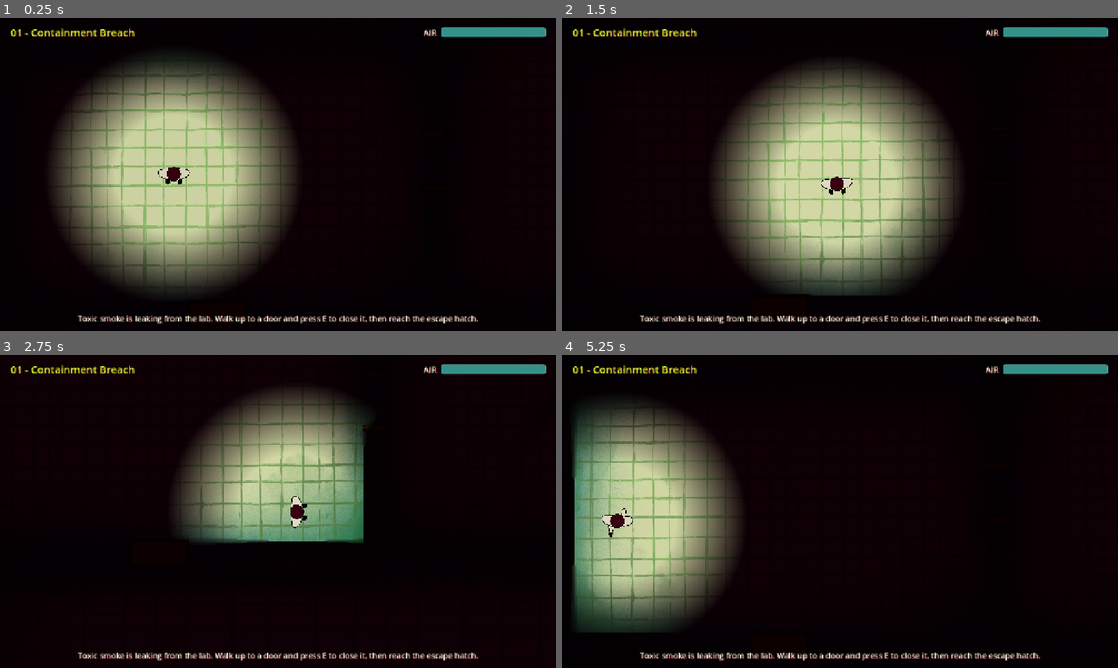
Above: before the commit, frames 1-4 (two rows, left to right).
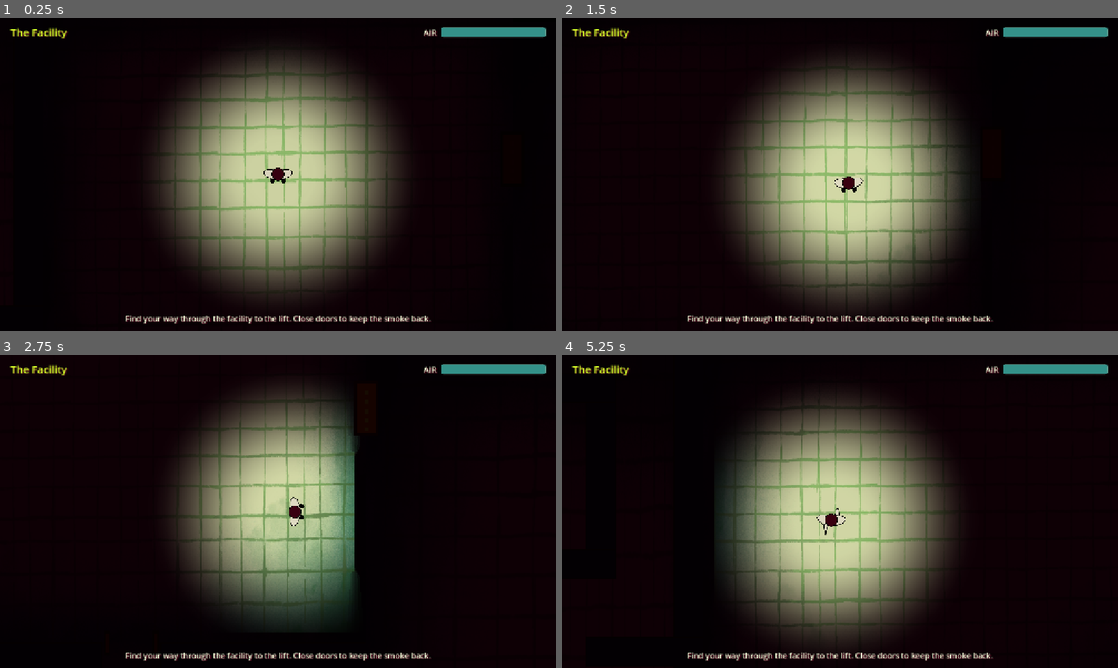
Above: after the commit, the same moments.

Repository: lvntszcs/jam26
Game: Godot game, scene res://scenes/main.tscn
The game is run twice, just before and just after one commit, with the same random seed, the same clock (stepped at 60 frames per second) and the same inputs.
Inputs (mouse positions are in pixels of both pictures, inside the frame that each line leads up to):
- Up to frame 1 (0.25 s): no input
- Up to frame 2 (1.5 s): tap E (interact) at 0.5 s; move the mouse to (962, 158) at 0.52 s; hold D (move_right) 0.53-1.28 s; hold E (interact) 0.53-1.28 s; click (962, 158) at 0.67 s; tap G (god_mode, bound only after the commit) at 0.8, 1.35 s; move the mouse to (728, 190) at 1.27 s; hold S (move_down) from 1.28 s (still down)
- Up to frame 3 (2.75 s): tap N (noclip, bound only after the commit) at 1.55 s; tap E (interact) at 2, 2.3 s; move the mouse to (333, 442) at 2.02 s; release S (move_down) at 2.03 s; hold D (move_right) from 2.03 s (still down); hold N (noclip, bound only after the commit) from 2.03 s (still down)
- Up to frame 4 (5.25 s): tap E (interact) at 2.75, 2.85, 3.5, 4.25, 4.55 s; move the mouse to (812, 574) at 2.77 s; release D (move_right) at 2.78 s; release N (noclip, bound only after the commit) at 2.78 s; hold W (move_up) 2.78-3.53 s; click (812, 574) at 2.92 s; tap G (god_mode, bound only after the commit) at 3.05 s; move the mouse to (1006, 558) at 3.52 s; hold G (god_mode, bound only after the commit) 3.53-4.28 s; hold A (move_left) 3.53-5.03 s; tap N (noclip, bound only after the commit) at 3.8, 4.35 s; tap R (restart) at 4.15 s; move the mouse to (673, 464) at 4.27 s; move the mouse to (867, 511) at 5.02 s; hold S (move_down) from 5.03 s (still down); hold E (interact) from 5.03 s (still down); click (867, 511) at 5.17 s

The runs differ from the first frame. In frame 1, 41% of the frame differs, in the area x 1-87%, y 3-98%; in frame 2, 16%; in frame 3, 16%; in frame 4, 45%.

Commit message:
map

Diff:
--- a/art/ui_theme.tres
+++ b/art/ui_theme.tres
@@ -1,4 +1,20 @@
-[gd_resource type="Theme" format=3]
+[gd_resource type="Theme" format=3 uid="uid://b5lxo0gbn0sia"]
+
+[sub_resource type="StyleBoxFlat" id="panel"]
+content_margin_left = 28.0
+content_margin_top = 24.0
+content_margin_right = 28.0
+content_margin_bottom = 24.0
+bg_color = Color(0.25098, 0.003922, 0.086275, 0.94)
+border_width_left = 3
+border_width_top = 3
+border_width_right = 3
+border_width_bottom = 3
+border_color = Color(0.788235, 0.294118, 0.003922, 1)
+corner_radius_top_left = 6
+corner_radius_top_right = 6
+corner_radius_bottom_right = 6
+corner_radius_bottom_left = 6
 
 [sub_resource type="StyleBoxFlat" id="air_background"]
 bg_color = Color(0.25098, 0.003922, 0.086275, 1)
@@ -19,22 +35,6 @@
 corner_radius_bottom_right = 4
 corner_radius_bottom_left = 4
 
-[sub_resource type="StyleBoxFlat" id="panel"]
-content_margin_left = 28.0
-content_margin_top = 24.0
-content_margin_right = 28.0
-content_margin_bottom = 24.0
-bg_color = Color(0.25098, 0.003922, 0.086275, 0.94)
-border_width_left = 3
-border_width_top = 3
-border_width_right = 3
-border_width_bottom = 3
-border_color = Color(0.788235, 0.294118, 0.003922, 1)
-corner_radius_top_left = 6
-corner_radius_top_right = 6
-corner_radius_bottom_right = 6
-corner_radius_bottom_left = 6
-
 [resource]
 default_font_size = 18
 Label/colors/font_color = Color(0.945098, 0.992157, 0.85098, 1)
--- a/config/lighting.tres
+++ b/config/lighting.tres
@@ -6,12 +6,12 @@
 script = ExtResource("1_config")
 enabled = true
 darkness = Color(0.06, 0, 0.025, 1)
-radius = 300.0
-softness = 0.55
+radius = 380.0
+softness = 0.8
 color = Color(0.945098, 0.992157, 0.85098, 1)
 energy = 0.85
 flicker_amount = 0.06
 flicker_speed = 7.0
 shadows = true
 shadow_color = Color(0, 0, 0, 1)
-shadow_smooth = 4.0
+shadow_smooth = 8.0
--- a/project.godot
+++ b/project.godot
@@ -77,6 +77,16 @@
 , Object(InputEventJoypadButton,"resource_local_to_scene":false,"resource_name":"","device":-1,"button_index":3,"pressure":0.0,"pressed":false,"script":null)
 ]
 }
+god_mode={
+"deadzone": 0.2,
+"events": [Object(InputEventKey,"resource_local_to_scene":false,"resource_name":"","device":-1,"window_id":0,"alt_pressed":false,"shift_pressed":false,"ctrl_pressed":false,"meta_pressed":false,"pressed":false,"keycode":0,"physical_keycode":71,"key_label":0,"unicode":0,"location":0,"echo":false,"script":null)
+]
+}
+noclip={
+"deadzone": 0.2,
+"events": [Object(InputEventKey,"resource_local_to_scene":false,"resource_name":"","device":-1,"window_id":0,"alt_pressed":false,"shift_pressed":false,"ctrl_pressed":false,"meta_pressed":false,"pressed":false,"keycode":0,"physical_keycode":78,"key_label":0,"unicode":0,"location":0,"echo":false,"script":null)
+]
+}
 
 [physics]
 
--- /dev/null
+++ b/scenes/levels/level_04.tscn
@@ -0,0 +1,186 @@
+[gd_scene format=3 uid="uid://yhsy768dsah0"]
+
+[ext_resource type="Script" uid="uid://cwmtlxw2xph7h" path="res://scripts/level/level.gd" id="1_76vq8"]
+[ext_resource type="PackedScene" path="res://scenes/rooms/room.tscn" id="2_tdc43"]
+[ext_resource type="Script" uid="uid://c4nafw0bd4r40" path="res://scripts/level/maze.gd" id="4_d1lip"]
+[ext_resource type="PackedScene" path="res://scenes/entities/door.tscn" id="5_o3rdr"]
+[ext_resource type="PackedScene" path="res://scenes/entities/smoke_source.tscn" id="7_vmerw"]
+[ext_resource type="PackedScene" path="res://scenes/entities/vent.tscn" id="9_sibhc"]
+[ext_resource type="PackedScene" path="res://scenes/entities/exit.tscn" id="11_fy4m5"]
+[ext_resource type="Texture2D" uid="uid://dii1a5ssd7e4m" path="res://art/rooms/lab_reference.webp" id="13_labart"]
+
+[node name="Level" type="Node2D" unique_id=1452852674]
+script = ExtResource("1_76vq8")
+title = "The Facility"
+hint = "Find your way through the facility to the lift. Close doors to keep the smoke back."
+camera_zoom = 0.9
+
+[node name="Rooms" type="Node2D" parent="." unique_id=1249259085]
+
+[node name="ControlRoom" parent="Rooms" unique_id=112103507 instance=ExtResource("2_tdc43")]
+position = Vector2(450, 150)
+room_name = "Control Room"
+size = Vector2(1200, 1000)
+start_smoke = 0.7
+
+[node name="NorthMaze" parent="Rooms" unique_id=1456214974 instance=ExtResource("2_tdc43")]
+position = Vector2(150, 1150)
+room_name = "North Maze"
+size = Vector2(2100, 1425)
+start_smoke = 0.3
+
+[node name="Maze" type="Node2D" parent="Rooms/NorthMaze" unique_id=438318916]
+script = ExtResource("4_d1lip")
+layout = PackedStringArray("#############..#############", "#..#.......................#", "#..#.......................#", "#..####..################..#", "#.....#.....#...........#..#", "#.....#.....#...........#..#", "####..#..#..#######..####..#", "#..#..#...........#........#", "#..#..#...........#........#", "#..#..#..####..#..#..#######", "#..#..#..#.....#..#........#", "#..#..#..#.....#..#........#", "#..#..####..#..#..#######..#", "#..#...........#.....#..#...", "#..#...........#.....#..#...", "#..##########..####..#..#..#", "#....................#.....#", "#....................#.....#", "####..##########..##########")
+
+[node name="WestMaze" parent="Rooms" unique_id=1679385078 instance=ExtResource("2_tdc43")]
+position = Vector2(150, 2575)
+room_name = "West Maze"
+size = Vector2(750, 2100)
+
+[node name="Maze" type="Node2D" parent="Rooms/WestMaze" unique_id=2019537700]
+script = ExtResource("4_d1lip")
+layout = PackedStringArray("####..####", "#........#", "#........#", "#######..#", "#.....#..#", "#.....#..#", "#..#..#..#", "#..#..#..#", "#..#..#..#", "#..####..#", "#..#.....#", "#..#.....#", "#..#..####", "#..#.....#", "#..#.....#", "#..#..#..#", "#........#", "#........#", "#..#..#..#", "#..#..#..#", "#..#..#..#", "####..#..#", "#.....#...", "#.....#...", "#..####..#", "#........#", "#........#", "##########")
+
+[node name="SouthMaze" parent="Rooms" unique_id=317292529 instance=ExtResource("2_tdc43")]
+position = Vector2(900, 3700)
+room_name = "South Maze"
+size = Vector2(1200, 975)
+
+[node name="Maze" type="Node2D" parent="Rooms/SouthMaze" unique_id=2143407245]
+script = ExtResource("4_d1lip")
+layout = PackedStringArray("#######..#######", "#..#...........#", "#..#...........#", "#..#..#..####..#", "#..#..#.....#..#", "#..#..#.....#..#", "#..#######..#..#", "...#........#..#", "...#........#..#", "#..#..#######..#", "#.....#........#", "#.....#........#", "################")
+
+[node name="SwitchRoom" parent="Rooms" unique_id=1282049495 instance=ExtResource("2_tdc43")]
+position = Vector2(900, 2575)
+room_name = "Switch Room"
+size = Vector2(1200, 1125)
+
+[node name="Lab" parent="Rooms" unique_id=375366068 instance=ExtResource("2_tdc43")]
+position = Vector2(2250, 1150)
+room_name = "Lab"
+size = Vector2(1900, 1300)
+background = ExtResource("13_labart")
+
+[node name="Airlock" parent="Rooms" unique_id=166131360 instance=ExtResource("2_tdc43")]
+position = Vector2(3050, 2450)
+room_name = "Airlock"
+size = Vector2(400, 300)
+start_smoke = 0.5
+
+[node name="LiftHall" parent="Rooms" unique_id=1936516955 instance=ExtResource("2_tdc43")]
+position = Vector2(2100, 2750)
+room_name = "Lift Hall"
+size = Vector2(2050, 1700)
+
+[node name="EastMaze" parent="Rooms" unique_id=851534767 instance=ExtResource("2_tdc43")]
+position = Vector2(4150, 1150)
+room_name = "East Maze"
+size = Vector2(1650, 1650)
+
+[node name="Maze" type="Node2D" parent="Rooms/EastMaze" unique_id=60393283]
+script = ExtResource("4_d1lip")
+layout = PackedStringArray("######################", "#.....#..............#", "#.....#..............#", "####..#..####..#..#..#", "#..#..#.....#.....#..#", "#..#..#.....#.....#..#", "#..#..##########..#..#", "#..#..............#..#", "#..#..............#..#", "...#..#..#######..#..#", ".........#........#..#", "#........#........#..#", "#..#######..#..####..#", "#...........#........#", "#...........#........#", "#..#..####..##########", "#.....#.....#.....#..#", "#.....#.....#.....#..#", "#..####..#..#..#..#..#", "#........#.....#.....#", "#........#.....#.....#", "#############..#######")
+
+[node name="Passage" parent="Rooms" unique_id=365335876 instance=ExtResource("2_tdc43")]
+position = Vector2(4150, 3200)
+room_name = "Passage"
+size = Vector2(550, 250)
+
+[node name="VentRoom" parent="Rooms" unique_id=468842117 instance=ExtResource("2_tdc43")]
+position = Vector2(4700, 2800)
+room_name = "Vent Room"
+size = Vector2(1100, 1650)
+
+[node name="Doors" type="Node2D" parent="." unique_id=515967062]
+
+[node name="Door1" parent="Doors" unique_id=299295360 instance=ExtResource("5_o3rdr")]
+position = Vector2(1200, 1150)
+stretch_art = true
+solid = false
+
+[node name="Door2" parent="Doors" unique_id=1012880640 instance=ExtResource("5_o3rdr")]
+position = Vector2(2250, 2200)
+start_open = true
+stretch_art = true
+solid = false
+
+[node name="Door3" parent="Doors" unique_id=1645553584 instance=ExtResource("5_o3rdr")]
+position = Vector2(525, 2575)
+start_open = true
+stretch_art = true
+solid = false
+
+[node name="Door4" parent="Doors" unique_id=312044063 instance=ExtResource("5_o3rdr")]
+position = Vector2(1425, 2575)
+stretch_art = true
+solid = false
+
+[node name="Door5" parent="Doors" unique_id=501853634 instance=ExtResource("5_o3rdr")]
+position = Vector2(900, 4300)
+start_open = true
+stretch_art = true
+solid = false
+
+[node name="Door6" parent="Doors" unique_id=202464204 instance=ExtResource("5_o3rdr")]
+position = Vector2(1500, 3700)
+start_open = true
+stretch_art = true
+solid = false
+
+[node name="Door7" parent="Doors" unique_id=1383781477 instance=ExtResource("5_o3rdr")]
+position = Vector2(2100, 3100)
+stretch_art = true
+solid = false
+
+[node name="Door8" parent="Doors" unique_id=1962218982 instance=ExtResource("5_o3rdr")]
+position = Vector2(3250, 2450)
+stretch_art = true
+solid = false
+
+[node name="Door9" parent="Doors" unique_id=89620058 instance=ExtResource("5_o3rdr")]
+position = Vector2(3250, 2750)
+stretch_art = true
+solid = false
+
+[node name="Door10" parent="Doors" unique_id=1163121140 instance=ExtResource("5_o3rdr")]
+position = Vector2(4150, 1900)
+stretch_art = true
+solid = false
+
+[node name="Door11" parent="Doors" unique_id=802642199 instance=ExtResource("5_o3rdr")]
+position = Vector2(4150, 3325)
+start_open = true
+stretch_art = true
+solid = false
+
+[node name="Door12" parent="Doors" unique_id=1302009719 instance=ExtResource("5_o3rdr")]
+position = Vector2(4700, 3325)
+start_open = true
+stretch_art = true
+solid = false
+
+[node name="Door13" parent="Doors" unique_id=407397220 instance=ExtResource("5_o3rdr")]
+position = Vector2(5200, 2800)
+stretch_art = true
+solid = false
+
+[node name="Objects" type="Node2D" parent="." unique_id=1160109833]
+
+[node name="SmokeSource1" parent="Objects" unique_id=2071586820 instance=ExtResource("7_vmerw")]
+position = Vector2(3190, 1520)
+footprint = Vector2(210, 210)
+hide_art = true
+solid_scale = Vector2(0.6, 0.4)
+
+[node name="Vent1" parent="Objects" unique_id=1456957902 instance=ExtResource("9_sibhc")]
+position = Vector2(5200, 2650)
+start_on = false
+solid = false
+
+[node name="Exit1" parent="Objects" unique_id=886491966 instance=ExtResource("11_fy4m5")]
+position = Vector2(3850, 4250)
+solid = false
+
+[node name="PlayerStart" type="Marker2D" parent="." unique_id=469064192]
+position = Vector2(1500, 3140)
--- a/scenes/main.tscn
+++ b/scenes/main.tscn
@@ -1,13 +1,13 @@
 [gd_scene format=3]
 
 [ext_resource type="Script" path="res://scripts/main.gd" id="1_main"]
-[ext_resource type="PackedScene" path="res://scenes/levels/level_01.tscn" id="2_level1"]
-[ext_resource type="PackedScene" path="res://scenes/levels/level_02.tscn" id="3_level2"]
-[ext_resource type="PackedScene" path="res://scenes/levels/level_03.tscn" id="4_level3"]
+[ext_resource type="PackedScene" path="res://scenes/levels/level_04.tscn" id="2_facility"]
 [ext_resource type="PackedScene" path="res://scenes/ui/hud.tscn" id="5_hud"]
 
 [node name="Main" type="Node"]
 script = ExtResource("1_main")
-levels = Array[PackedScene]([ExtResource("2_level1"), ExtResource("3_level2"), ExtResource("4_level3")])
+levels = Array[PackedScene]([ExtResource("2_facility")])
+
+[node name="Level" parent="." instance=ExtResource("2_facility")]
 
 [node name="Hud" parent="." instance=ExtResource("5_hud")]
--- a/scenes/ui/hud.tscn
+++ b/scenes/ui/hud.tscn
@@ -4,6 +4,7 @@
 [ext_resource type="Theme" path="res://art/ui_theme.tres" id="2_theme"]
 
 [node name="Hud" type="CanvasLayer"]
+layer = 10
 script = ExtResource("1_hud")
 
 [node name="Root" type="Control" parent="."]
--- a/scripts/entities/door.gd
+++ b/scripts/entities/door.gd
@@ -6,6 +6,11 @@
 ## The Level links it to the rooms on either side and works out whether the wall is vertical.
 
 signal toggled(is_open: bool)
+
+## Canvas layer for door sprites: above the world, below the HUD.
+const DOOR_LAYER := 1
+## How fast a door's shading follows the light reaching it.
+const DIM_SPEED := 8.0
 
 @export var start_open := false:
 	set(value):
@@ -21,6 +26,7 @@
 var is_open := false
 var rooms: Array[Room] = []
 var _blocker_shape: CollisionShape2D
+var _blocker_body: StaticBody2D
 var _occluder: LightOccluder2D
 
 
@@ -35,6 +41,7 @@
 	super()
 	if not Engine.is_editor_hint():
 		_add_blocker()
+		_lift_out_of_darkness()
 
 
 func current_texture() -> Texture2D:
@@ -72,6 +79,7 @@
 
 func _add_blocker() -> void:
 	var body := StaticBody2D.new()
+	_blocker_body = body
 	_blocker_shape = CollisionShape2D.new()
 	var box := RectangleShape2D.new()
 	box.size = footprint
@@ -88,6 +96,32 @@
 	add_child(_occluder)
 
 
+func _process(delta: float) -> void:
+	if Engine.is_editor_hint() or level == null or level.player == null:
+		return
+	var light := level.player.light
+	var target := Color.WHITE
+	if light.config and light.config.enabled:
+		var brightness := light.brightness_at(global_position, [_blocker_body.get_rid()])
+		target = light.config.darkness + light.config.color * brightness
+		target.a = 1.0
+	# Ease toward the new brightness so doors don't pop when line of sight changes.
+	sprite.modulate = sprite.modulate.lerp(target, minf(1.0, DIM_SPEED * delta))
+
+
+## The sprite moves to its own canvas layer that follows the camera, out of reach of its own
+## light occluder (which would keep it black). _process() then shades it by hand from the
+## player's light, so it fades in and out with the light around it.
+func _lift_out_of_darkness() -> void:
+	var layer := CanvasLayer.new()
+	layer.layer = DOOR_LAYER
+	layer.follow_viewport_enabled = true
+	add_child(layer)
+	sprite.reparent(layer, false)
+	sprite.position = global_position
+	sprite.modulate = Color.BLACK
+
+
 func _overlaps(by: Player) -> bool:
 	var half := doorway_size() * 0.5 + Vector2.ONE * by.radius
 	var offset := by.global_position - global_position
--- a/scripts/entities/player.gd
+++ b/scripts/entities/player.gd
@@ -24,6 +24,11 @@
 ## Smoke below this level is safe to breathe.
 @export_range(0.0, 1.0) var safe_smoke := 0.2
 
+## Debug god mode (G): no air is lost. Static so it survives level restarts.
+static var invincible := false
+## Debug noclip (N): walk through walls and closed doors.
+static var noclip := false
+
 var level: Level
 var facing := Vector2.DOWN
 var air := 0.0
@@ -40,6 +45,7 @@
 func _ready() -> void:
 	air = max_air
 	_setup_sprite()
+	_refresh_cheat_tint()
 	air_changed.emit(air, max_air)
 
 
@@ -54,7 +60,10 @@
 		velocity = velocity.move_toward(input * speed, acceleration * delta)
 		facing = input
 	var previous_position := global_position
-	move_and_slide()
+	if noclip:
+		global_position += velocity * delta
+	else:
+		move_and_slide()
 	_movement_feedback(global_position.distance_to(previous_position))
 	_animate(delta)
 	_breathe(delta)
@@ -64,6 +73,26 @@
 	if is_active and event.is_action_pressed("interact"):
 		level.interact(self)
 		get_viewport().set_input_as_handled()
+	elif event.is_action_pressed("god_mode"):
+		invincible = not invincible
+		_refresh_cheat_tint()
+		get_viewport().set_input_as_handled()
+	elif event.is_action_pressed("noclip"):
+		noclip = not noclip
+		_refresh_cheat_tint()
+		get_viewport().set_input_as_handled()
+
+
+## Lime tint = god mode, violet = noclip, a blend of both when both are on.
+func _refresh_cheat_tint() -> void:
+	if invincible and noclip:
+		sprite.modulate = Palette.LIME.lerp(Palette.VIOLET, 0.5)
+	elif invincible:
+		sprite.modulate = Palette.LIME
+	elif noclip:
+		sprite.modulate = Palette.VIOLET
+	else:
+		sprite.modulate = Color.WHITE
 
 
 func _movement_feedback(distance: float) -> void:
@@ -80,7 +109,9 @@
 func _breathe(delta: float) -> void:
 	var smoke := level.smoke_at(global_position)
 	var previous := air
-	if smoke > safe_smoke:
+	if invincible:
+		air = max_air
+	elif smoke > safe_smoke:
 		air -= air_loss_per_second * smoke * delta
 	else:
 		air += air_recovery_per_second * delta
--- a/scripts/level/level.gd
+++ b/scripts/level/level.gd
@@ -10,6 +10,8 @@
 signal prompt_changed(text: String)
 
 const PLAYER_SCENE := preload("res://scenes/entities/player.tscn")
+## How far past the map's edge the black backdrop reaches (covers any zoomed-out view).
+const VOID_MARGIN := 10000.0
 
 @export var title := ""
 @export_multiline var hint := ""
@@ -50,6 +52,7 @@
 	_setup_smoke()
 	_spawn_player()
 	_setup_lighting()
+	_add_void_backdrop()
 	_highlight = Sprite2D.new()
 	_highlight.texture = ArtTheme.active().highlight
 	_highlight.z_index = 5
@@ -219,6 +222,22 @@
 		var dark := CanvasModulate.new()
 		dark.color = config.darkness
 		add_child(dark)
+
+
+## Everything outside the rooms (gaps between them and the area past the map's edge) is
+## plain black instead of the window's clear color.
+func _add_void_backdrop() -> void:
+	var void_rect := bounds().grow(VOID_MARGIN)
+	var backdrop := Polygon2D.new()
+	backdrop.polygon = PackedVector2Array([
+		void_rect.position,
+		Vector2(void_rect.end.x, void_rect.position.y),
+		void_rect.end,
+		Vector2(void_rect.position.x, void_rect.end.y),
+	])
+	backdrop.color = Color.BLACK
+	backdrop.z_index = RenderingServer.CANVAS_ITEM_Z_MIN
+	add_child(backdrop)
 
 
 func _check_exits() -> void:
--- /dev/null
+++ b/scripts/level/maze.gd
@@ -0,0 +1,75 @@
+@tool
+class_name Maze
+extends Node2D
+## Interior walls of a room, laid out as text: one string per row, "#" is a wall cell and
+## anything else is floor. Add it as a child of a Room at position (0, 0) so the grid starts at
+## the room's top-left corner. Keep corridors at least two cells wide so the player fits.
+
+@export var cell_size := 75.0:
+	set(value):
+		cell_size = value
+		queue_redraw()
+@export var layout: PackedStringArray:
+	set(value):
+		layout = value
+		queue_redraw()
+
+
+func _ready() -> void:
+	if not Engine.is_editor_hint():
+		_build()
+
+
+func is_wall(cell: Vector2i) -> bool:
+	if cell.y < 0 or cell.y >= layout.size():
+		return false
+	var row := layout[cell.y]
+	return cell.x >= 0 and cell.x < row.length() and row[cell.x] == "#"
+
+
+## Wall cells merged into as few rectangles as possible (rows first, then stacked runs).
+func wall_rects() -> Array[Rect2]:
+	var rects: Array[Rect2] = []
+	var open := {}  # Vector2i(start, length) -> index in rects, for runs continuing downwards
+	for y in layout.size():
+		var row := layout[y]
+		var next_open := {}
+		var x := 0
+		while x < row.length():
+			if row[x] != "#":
+				x += 1
+				continue
+			var start := x
+			while x < row.length() and row[x] == "#":
+				x += 1
+			var run := Vector2i(start, x - start)
+			if open.has(run):
+				rects[open[run]].size.y += cell_size
+				next_open[run] = open[run]
+			else:
+				rects.append(Rect2(start * cell_size, y * cell_size, run.y * cell_size, cell_size))
+				next_open[run] = rects.size() - 1
+		open = next_open
+	return rects
+
+
+func _build() -> void:
+	var body := StaticBody2D.new()
+	add_child(body)
+	for rect in wall_rects():
+		var shape := CollisionShape2D.new()
+		var box := RectangleShape2D.new()
+		box.size = rect.size
+		shape.shape = box
+		shape.position = rect.get_center()
+		body.add_child(shape)
+		# Maze walls block the player's light like room walls.
+		var occluder := LightOccluder2D.new()
+		occluder.occluder = Lighting.rect_occluder(rect)
+		add_child(occluder)
+
+
+func _draw() -> void:
+	for rect in wall_rects():
+		draw_rect(rect, Palette.TEAL)
+		draw_rect(rect, Palette.MAROON, false, 3.0)
--- a/scripts/lighting/lighting_config.gd
+++ b/scripts/lighting/lighting_config.gd
@@ -27,6 +27,14 @@
 ## Flicker speed in wobbles per second.
 @export var flicker_speed := 7.0
 
+@export_group("Blackout")
+## The light goes out now and then, at a random time between these two (seconds).
+## Set the duration to 0 to turn blackouts off.
+@export var blackout_interval_min := 10.0
+@export var blackout_interval_max := 20.0
+## How long the light stays out, in seconds.
+@export var blackout_duration := 0.5
+
 @export_group("Shadows")
 ## Walls and closed doors block the light, so other rooms stay dark.
 @export var shadows := true
--- a/scripts/lighting/player_light.gd
+++ b/scripts/lighting/player_light.gd
@@ -7,6 +7,8 @@
 
 var config: LightingConfig
 var _time := 0.0
+var _until_blackout := 0.0
+var _blackout_left := 0.0
 
 
 func apply(target: LightingConfig) -> void:
@@ -20,10 +22,27 @@
 	shadow_filter_smooth = config.shadow_smooth
 	texture = _make_falloff(config.softness)
 	texture_scale = config.radius * 2.0 / TEXTURE_SIZE
+	_schedule_blackout()
+
+
+func is_blacked_out() -> bool:
+	return _blackout_left > 0.0
 
 
 func _process(delta: float) -> void:
-	if config == null or config.flicker_amount == 0.0:
+	if config == null:
+		return
+	if config.blackout_duration > 0.0:
+		if _blackout_left > 0.0:
+			_blackout_left -= delta
+			if _blackout_left <= 0.0:
+				_schedule_blackout()
+		else:
+			_until_blackout -= delta
+			if _until_blackout <= 0.0:
+				_blackout_left = config.blackout_duration
+	if is_blacked_out():
+		energy = 0.0
 		return
 	_time += delta * config.flicker_speed
 	# Two out-of-step waves read as an irregular flicker rather than a pulse.
@@ -31,17 +50,55 @@
 	energy = config.energy * (1.0 + wobble * config.flicker_amount)
 
 
-## A white-to-black radial gradient: fully lit inside, fading out over `softness` of the radius.
+func _schedule_blackout() -> void:
+	_until_blackout = randf_range(config.blackout_interval_min, config.blackout_interval_max)
+
+
+## How strongly the light reaches a global point, 0..1: the same falloff curve as the
+## light texture, times the current (flickering) energy, and 0 when a wall or closed door
+## is in the way. `exclude` lists collision bodies to see through (e.g. the target itself).
+func brightness_at(point: Vector2, exclude: Array[RID] = []) -> float:
+	if config == null or not enabled:
+		return 1.0
+	var level := falloff(global_position.distance_to(point) / config.radius, config.softness)
+	if level <= 0.0:
+		return 0.0
+	if config.shadows:
+		var query := PhysicsRayQueryParameters2D.create(global_position, point)
+		query.exclude = exclude
+		if not get_world_2d().direct_space_state.intersect_ray(query).is_empty():
+			return 0.0
+	return level * energy
+
+
+## Light falloff at `t` = distance / radius: full inside, then an eased fade over the outer
+## `softness` of the radius whose long dim tail avoids a visible cut-off edge.
+static func falloff(t: float, softness: float) -> float:
+	var inner := clampf(1.0 - softness, 0.0, 0.999)
+	if t <= inner:
+		return 1.0
+	var u := clampf((t - inner) / (1.0 - inner), 0.0, 1.0)
+	return pow(1.0 - u, 2.0) * (1.0 + 2.0 * u)
+
+
+## A white-to-black radial gradient sampled from `falloff()`.
 func _make_falloff(softness: float) -> GradientTexture2D:
 	var gradient := Gradient.new()
-	gradient.set_color(0, Color.WHITE)
-	gradient.set_color(1, Color.BLACK)
-	gradient.set_offset(0, clampf(1.0 - softness, 0.0, 0.999))
-	var falloff := GradientTexture2D.new()
-	falloff.gradient = gradient
-	falloff.fill = GradientTexture2D.FILL_RADIAL
-	falloff.fill_from = Vector2(0.5, 0.5)
-	falloff.fill_to = Vector2(0.5, 0.0)
-	falloff.width = TEXTURE_SIZE
-	falloff.height = TEXTURE_SIZE
-	return falloff
+	var steps := 16
+	var offsets := PackedFloat32Array()
+	var colors := PackedColorArray()
+	for i in steps + 1:
+		var t := float(i) / steps
+		offsets.append(t)
+		var v := falloff(t, softness)
+		colors.append(Color(v, v, v))
+	gradient.offsets = offsets
+	gradient.colors = colors
+	var tex := GradientTexture2D.new()
+	tex.gradient = gradient
+	tex.fill = GradientTexture2D.FILL_RADIAL
+	tex.fill_from = Vector2(0.5, 0.5)
+	tex.fill_to = Vector2(0.5, 0.0)
+	tex.width = TEXTURE_SIZE
+	tex.height = TEXTURE_SIZE
+	return tex
--- a/scripts/main.gd
+++ b/scripts/main.gd
@@ -15,17 +15,20 @@
 
 
 func _ready() -> void:
-	load_level(0)
+	# A level placed directly in this scene (so the map shows in the editor) is played first.
+	# Restarts reload it fresh from `levels`.
+	load_level(0, get_node_or_null("Level") as Level)
 
 
-func load_level(index: int) -> void:
+func load_level(index: int, placed: Level = null) -> void:
 	Haptics.stop()
 	if _level:
 		remove_child(_level)
 		_level.queue_free()
 	_index = index
-	_level = levels[index].instantiate()
-	add_child(_level)
+	_level = placed if placed else levels[index].instantiate()
+	if not placed:
+		add_child(_level)
 	_level.completed.connect(_on_level_completed)
 	_level.failed.connect(_on_level_failed)
 	_level.prompt_changed.connect(hud.set_prompt)
Not shown, added: scripts/level/maze.gd.uid
